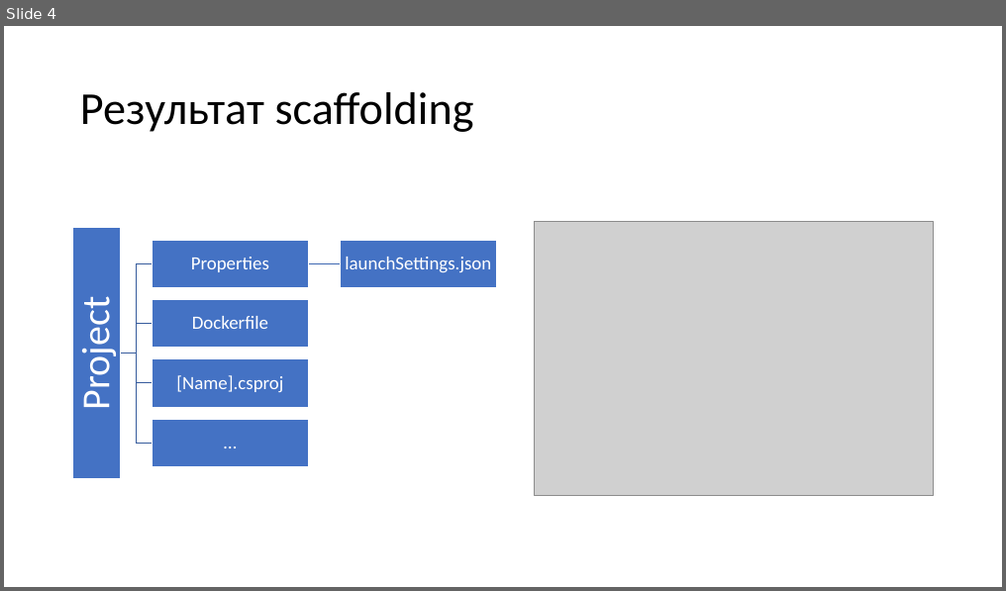
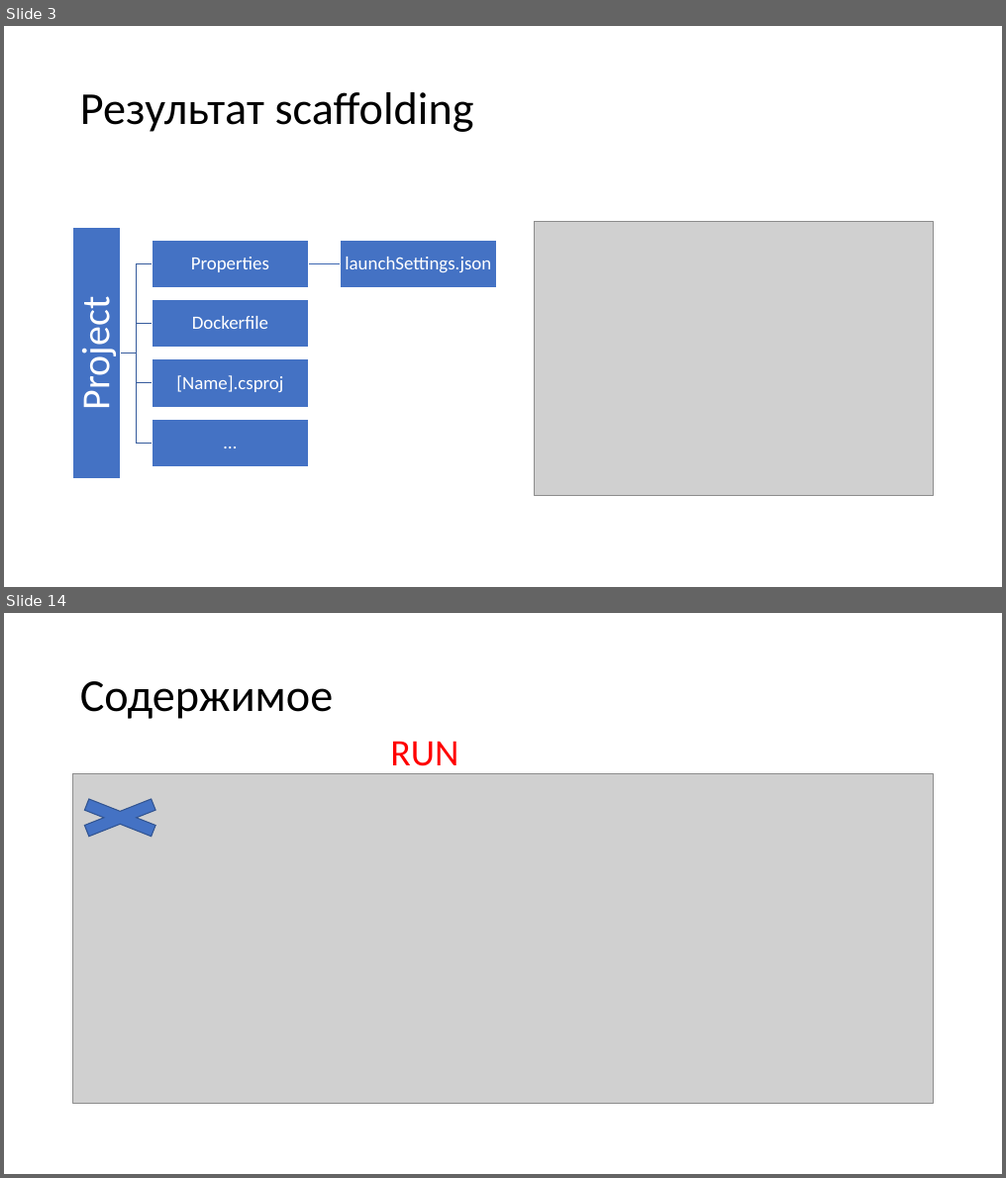
Before and after one commit to kugushev/presentations, a slide deck: 2019_VisualStudio-And-Docker/Presentation.pptx. Shown one above the other, each under a label of ours: slide 4 before the commit, slides 3 and 14 after it; the slides between them are not shown. The pictures are 1006x591 and 1006x1178 pixels, drawn with LibreOffice and Linux fonts; fonts in the diff are those of the drawing; grey boxes stand for pictures. Boxes give left, top, right and bottom in pixels: in the first picture for what was removed or moved away, otherwise in the second. Text is boxed around its words. In the diff, an @@ line names an element or a change of style, - is before the commit and + after.

```diff
--- a/2019_VisualStudio-And-Docker/Presentation.pptx
+++ b/2019_VisualStudio-And-Docker/Presentation.pptx
@@ slide 14 added at [4,613,1002,1174], background #FFFFFF @@
@@ title added at [80,681,333,719], 44 pt, text #000000 @@
+Содержимое
@@ text added at [390,741,458,775], 36 pt, text #FF0000 @@
+RUN
@@ picture added at [72,774,933,1103] @@
@@ cross added at [55,792,183,844], fill #4472C4, outline #325491 1 pt @@
@@ what was slide 4 is now slide 3 @@
```
Also in this commit, not shown: 2 slides changed, 10 other slides added.
